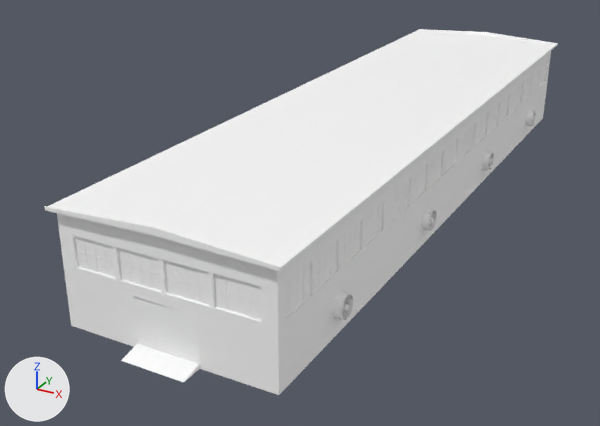
Renders of the FBX model Resources/FBX/Factory1Items.fbx from each side of a commit.
Rendered twice from a camera (50 mm lens) standing at (44.4, -76.5, 33.5) and looking at (5.9, -6.5, -1.5). Arrows for +X, +Y and +Z are at lower left; the lights stay in place. Where no turn or scale is listed for an object, it has been applied to the vertices.

In view in the first picture: 'Factory1Roof01', 'Factory1Roof01__1_', 'Factory1Roof01__2_', 'Factory1Roof01__3_', 'Factory1Roof02', 'Factory1Wall01Glass_1', 'Factory1Wall01_2', 'Factory1Wall05Glass_4', 'Factory1Wall05Glass_5', 'Factory1Wall05Glass_6', 'Factory1Wall05Glass_7', 'Factory1Wall05_6', 'Factory1Wall05_7', 'Factory1Wall05_8', 'Factory1Wall05_9'.
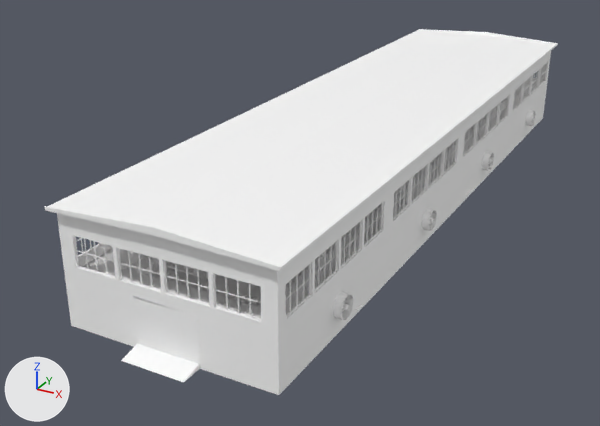
Changed parts and their boxes [x1, y1, x2, y2] in the pictures (600 x 426 px):
```json
{"object": "Factory1Wall01Glass_1", "change": "deleted", "before": [75, 236, 261, 319]}
{"object": "Factory1Wall05Glass_6", "change": "deleted", "before": [285, 203, 382, 315]}
{"object": "Factory1Wall05Glass_7", "change": "deleted", "before": [393, 140, 456, 218]}
{"object": "Factory1Wall05Glass_5", "change": "deleted", "before": [463, 96, 508, 154]}
{"object": "Factory1Wall05Glass_4", "change": "deleted", "before": [513, 63, 547, 108]}
{"object": "Factory1Stairs05__4_", "change": "unchanged, uncovered by the edit", "after": [285, 225, 376, 314]}
{"object": "Factory1Floor02", "change": "unchanged, uncovered by the edit", "after": [147, 261, 316, 302]}
```

Edits to the scene script, one JSON object a line:
```json
{"op": "remove", "block": "ob_factory1wall01glass_1", "code": ["ob_factory1wall01glass_1 = bpy.data.objects.new('Factory1Wall01Glass_1', me_scene_019)", "ob_factory1wall01glass_1.parent = ob_factory1wall01__1", "ob_factory1wall01glass_1.location = (0.0, 0.0, 0.0)"]}
{"op": "remove", "block": "ob_factory1wall05glass_4", "code": ["ob_factory1wall05glass_4 = bpy.data.objects.new('Factory1Wall05Glass_4', me_scene_021)", "ob_factory1wall05glass_4.parent = ob_factory1wall05__1__2", "ob_factory1wall05glass_4.location = (0.0, 0.0, 0.0)"]}
{"op": "remove", "block": "ob_factory1wall05glass_5", "code": ["ob_factory1wall05glass_5 = bpy.data.objects.new('Factory1Wall05Glass_5', me_scene_021)", "ob_factory1wall05glass_5.parent = ob_factory1wall05__2", "ob_factory1wall05glass_5.location = (0.0, 0.0, 0.0)"]}
{"op": "remove", "block": "ob_factory1wall05glass_6", "code": ["ob_factory1wall05glass_6 = bpy.data.objects.new('Factory1Wall05Glass_6', me_scene_021)", "ob_factory1wall05glass_6.parent = ob_factory1wall05__2__1", "ob_factory1wall05glass_6.location = (0.0, 0.0, 0.0)"]}
{"op": "remove", "block": "ob_factory1wall05glass_7", "code": ["ob_factory1wall05glass_7 = bpy.data.objects.new('Factory1Wall05Glass_7', me_scene_021)", "ob_factory1wall05glass_7.parent = ob_factory1wall05__1__3", "ob_factory1wall05glass_7.location = (0.0, 0.0, 0.0)"]}
```
